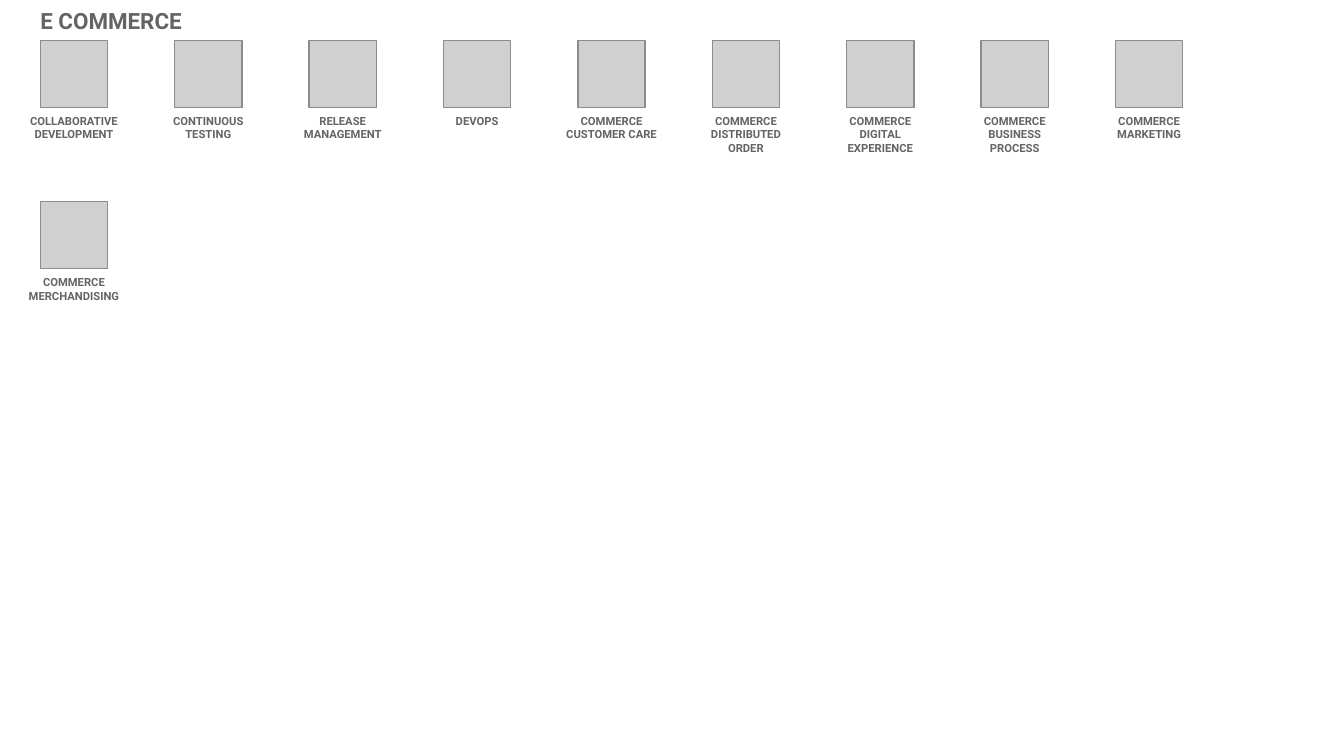
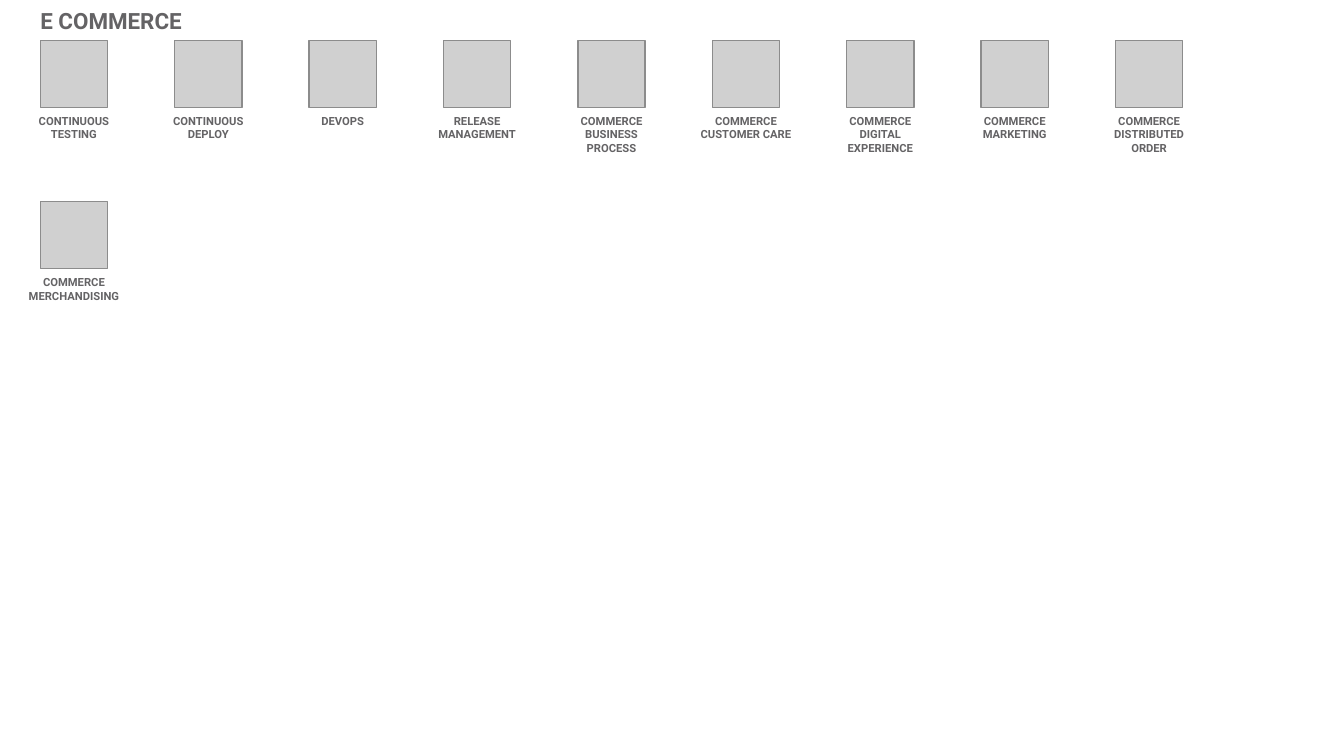
Before and after one commit to l2fprod/myarchitecture, a slide deck: slide 17 of mycatalog-architecture-diagram-template.pptx. Drawn at 1344x756 pixels with LibreOffice and Linux fonts; fonts in the diff are those of the drawing; grey boxes stand for pictures. Boxes give left, top, right and bottom in pixels: in the first picture for what was removed or moved away, otherwise in the second. Text is boxed around its words. In the diff, an @@ line names an element or a change of style, - is before the commit and + after.

```diff
--- a/mycatalog-architecture-diagram-template.pptx
+++ b/mycatalog-architecture-diagram-template.pptx
@@ text at (39,117,109,138): text changed @@
-COLLABORATIVE DEVELOPMENT
+CONTINUOUS TESTING
@@ text at (173,117,243,138): text changed @@
-CONTINUOUS TESTING
+CONTINUOUS DEPLOY
@@ text "DEVOPS": place and size @@
-text "DEVOPS" at (456,117,499,125)
+text "DEVOPS" at (321,117,364,125)
@@ text "RELEASE MANAGEMENT": place and size @@
-text "RELEASE MANAGEMENT" at (304,117,382,138)
+text "RELEASE MANAGEMENT" at (438,117,516,138)
@@ text at (581,117,643,152): text changed @@
-COMMERCE DISTRIBUTED ORDER
+COMMERCE BUSINESS PROCESS
@@ text "COMMERCE CUSTOMER CARE": place and size @@
-text "COMMERCE CUSTOMER CARE" at (566,117,656,138)
+text "COMMERCE CUSTOMER CARE" at (701,117,791,138)
@@ text at (983,117,1047,138): text changed @@
-COMMERCE BUSINESS PROCESS
+COMMERCE MARKETING
@@ text at (1114,117,1184,152): text changed @@
-COMMERCE MARKETING
+COMMERCE DISTRIBUTED ORDER
```
Also in this commit, not shown: 12 other slides changed.
